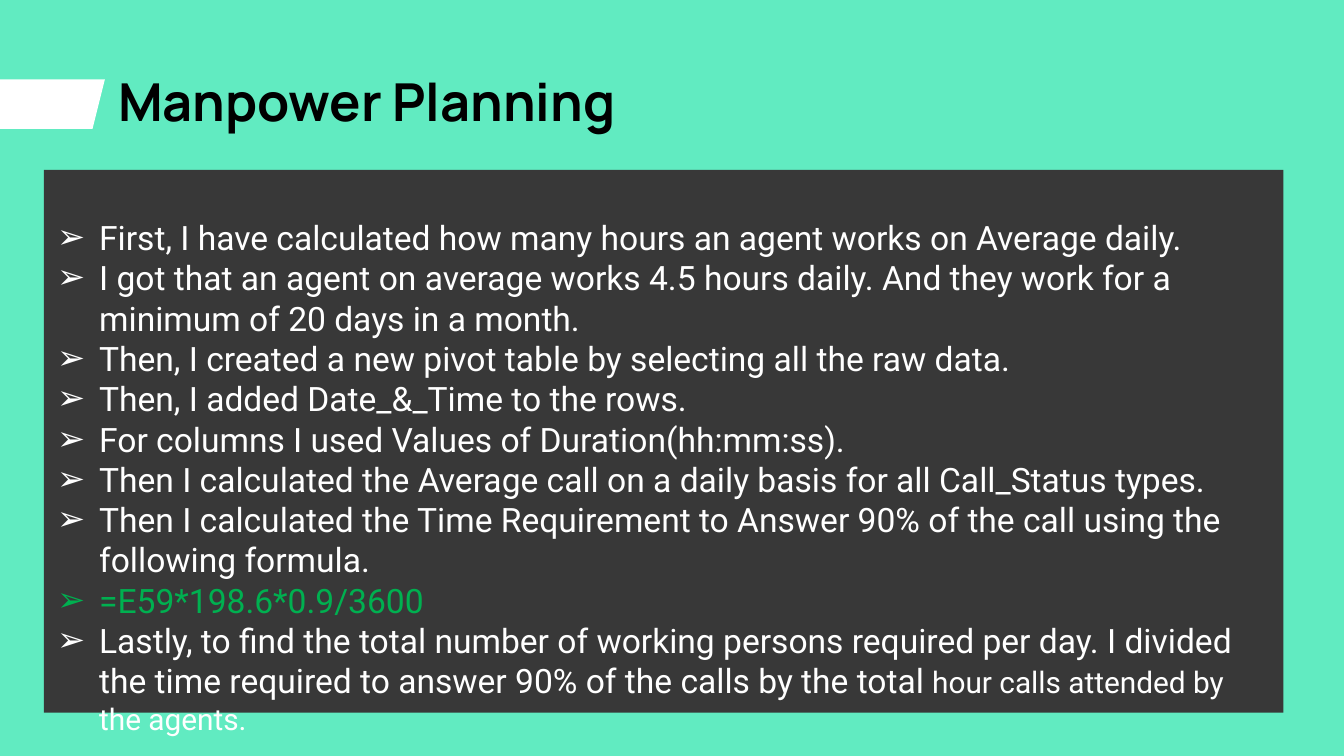
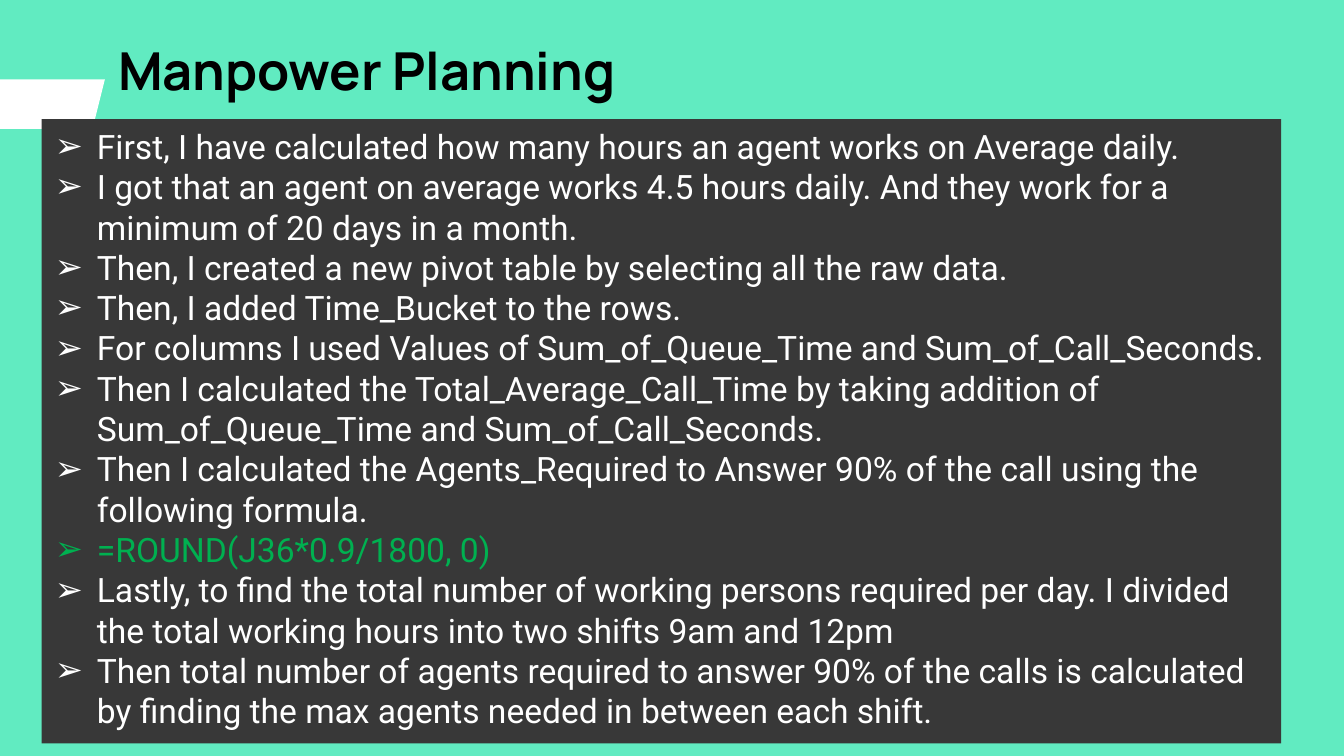
Before and after one commit to ShindeYash/ABC_Call_Volume_Trend, a slide deck: slide 14 of Call_Volume_Trend_Analysis_Report.pptx (slide 13 before the commit). Drawn at 1344x756 pixels with LibreOffice and Linux fonts; fonts in the diff are those of the drawing. Boxes give left, top, right and bottom in pixels: in the first picture for what was removed or moved away, otherwise in the second. Text is boxed around its words. In the diff, an @@ line names an element or a change of style, - is before the commit and + after.

```diff
--- a/Call_Volume_Trend_Analysis_Report.pptx
+++ b/Call_Volume_Trend_Analysis_Report.pptx
@@ title "Manpower Planning": place and size @@
-title "Manpower Planning" at bbox=[118, 82, 616, 135]
+title "Manpower Planning" at bbox=[118, 51, 616, 103]
@@ rectangle "First, I have calculated how ...": place and size @@
-rectangle "First, I have calculated how ..." at bbox=[44, 169, 1284, 712]
+rectangle "First, I have calculated how ..." at bbox=[42, 120, 1281, 743]
@@ text in rectangle at bbox=[97, 295, 1264, 730]: text changed @@
-➢ Then, I added Date_&_Time to the rows.
-➢ For columns I used Values of Duration(hh:mm:ss).
-➢ Then I calculated the Average call on a daily basis for all Call_Status types.
-➢ Then I calculated the Time Requirement to Answer 90% of the call using the following formula.
-➢ =E59*198.6*0.9/3600
-➢ Lastly, to find the total number of working persons required per day. I divided the time required to answer 90% of the calls by the total hour calls attended by the agents.
+➢ Then, I added Time_Bucket to the rows.
+➢ For columns I used Values of Sum_of_Queue_Time and Sum_of_Call_Seconds.
+➢ Then I calculated the Total_Average_Call_Time by taking addition of Sum_of_Queue_Time and Sum_of_Call_Seconds.
+➢ Then I calculated the Agents_Required to Answer 90% of the call using the following formula.
+➢ =ROUND(J36*0.9/1800, 0)
+➢ Lastly, to find the total number of working persons required per day. I divided the total working hours into two shifts 9am and 12pm
+➢ Then total number of agents required to answer 90% of the calls is calculated by finding the max agents needed in between each shift.
```
Also in this commit, not shown: 3 other slides changed, 7 slides added, 6 slides removed, 5 other files.
